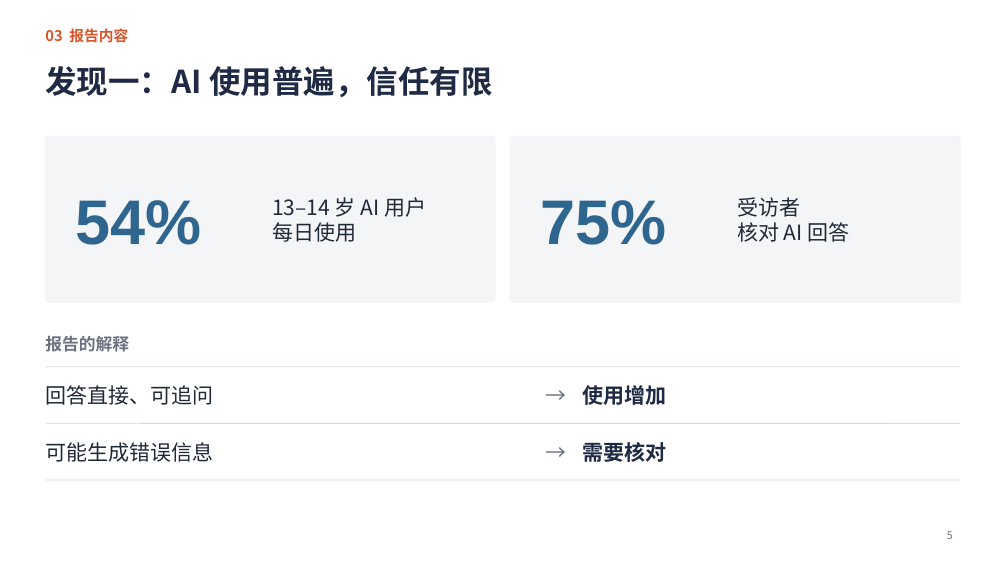
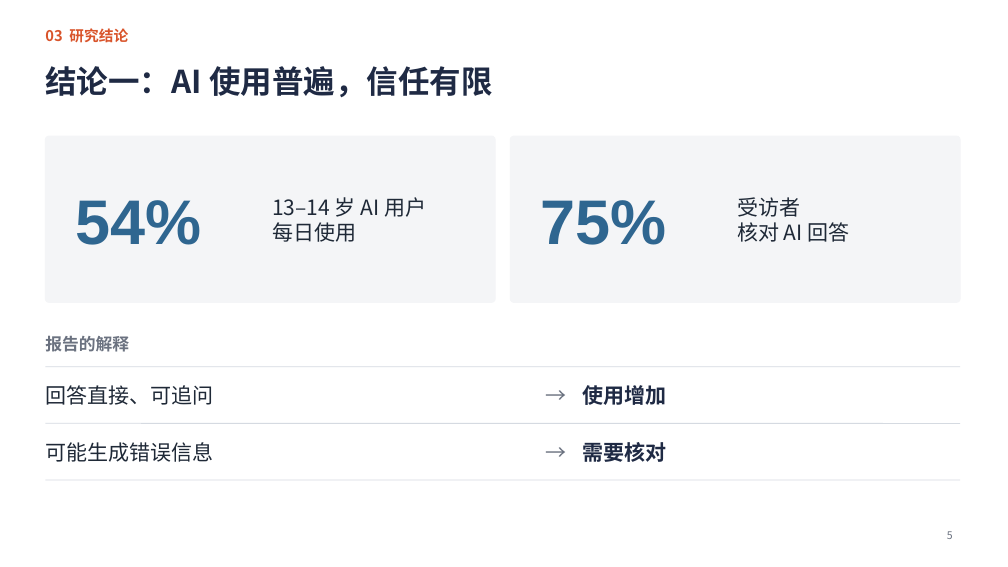
Before and after one commit to jayleo113/ppt, a slide deck: slide 5 of Gracenote报告解读_课堂汇报.pptx. Drawn at 1008x567 pixels with LibreOffice and Linux fonts; fonts in the diff are those of the drawing. Boxes give left, top, right and bottom in pixels: in the first picture for what was removed or moved away, otherwise in the second. Text is boxed around its words. In the diff, an @@ line names an element or a change of style, - is before the commit and + after.

```diff
--- a/Gracenote报告解读_课堂汇报.pptx
+++ b/Gracenote报告解读_课堂汇报.pptx
@@ text at (x1=45, y1=28, x2=128, y2=43): text changed @@
-03 报告内容
+03 研究结论
@@ title at (x1=45, y1=66, x2=492, y2=97): text changed @@
-发现一：AI 使用普遍，信任有限
+结论一：AI 使用普遍，信任有限
```
Also in this commit, not shown: 9 other slides changed, 6 other files.
